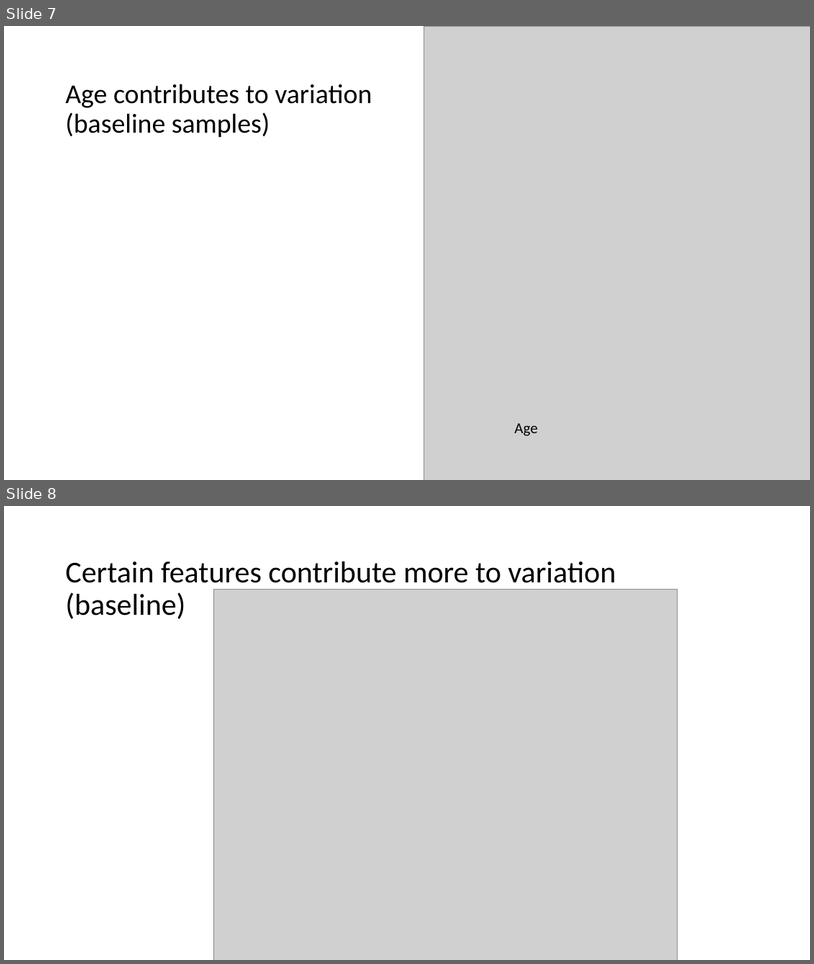
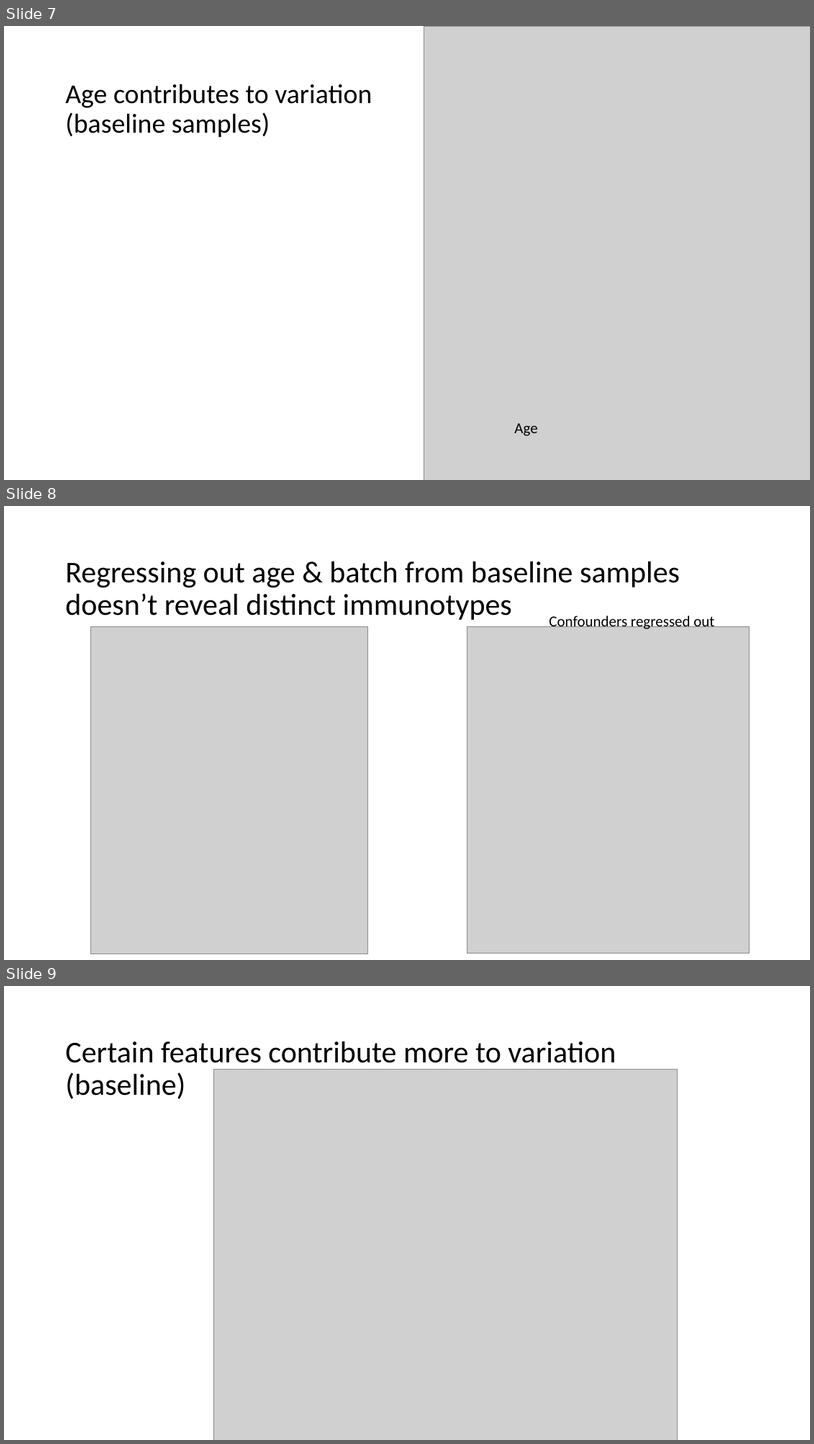
Before and after one commit to tybottorff/bottorffdocs, a slide deck: presentations/NCI_talks/2024_10_23.pptx. Shown one above the other, each under a label of ours: slides 7 and 8 before the commit, slides 7, 8 and 9 after it. The pictures are 814x964 and 814x1444 pixels, drawn with LibreOffice and Linux fonts; fonts in the diff are those of the drawing; grey boxes stand for pictures. Boxes give left, top, right and bottom in pixels: in the first picture for what was removed or moved away, otherwise in the second. Text is boxed around its words. In the diff, an @@ line names an element or a change of style, - is before the commit and + after.

```diff
--- a/presentations/NCI_talks/2024_10_23.pptx
+++ b/presentations/NCI_talks/2024_10_23.pptx
@@ slide 8 added at (x1=4, y1=506, x2=810, y2=960), background #FFFFFF @@
@@ title added at (x1=65, y1=561, x2=680, y2=620), 36 pt, text #000000 @@
+Regressing out age & batch from baseline samples doesn’t reveal distinct immunotypes
@@ picture added at (x1=91, y1=626, x2=369, y2=953) @@
@@ picture added at (x1=468, y1=626, x2=749, y2=953) @@
@@ text added at (x1=549, y1=615, x2=715, y2=629), 18 pt, text #000000 @@
+Confounders regressed out
@@ what was slide 8 is now slide 9 @@
```
Also in this commit, not shown: 1 slide changed.
